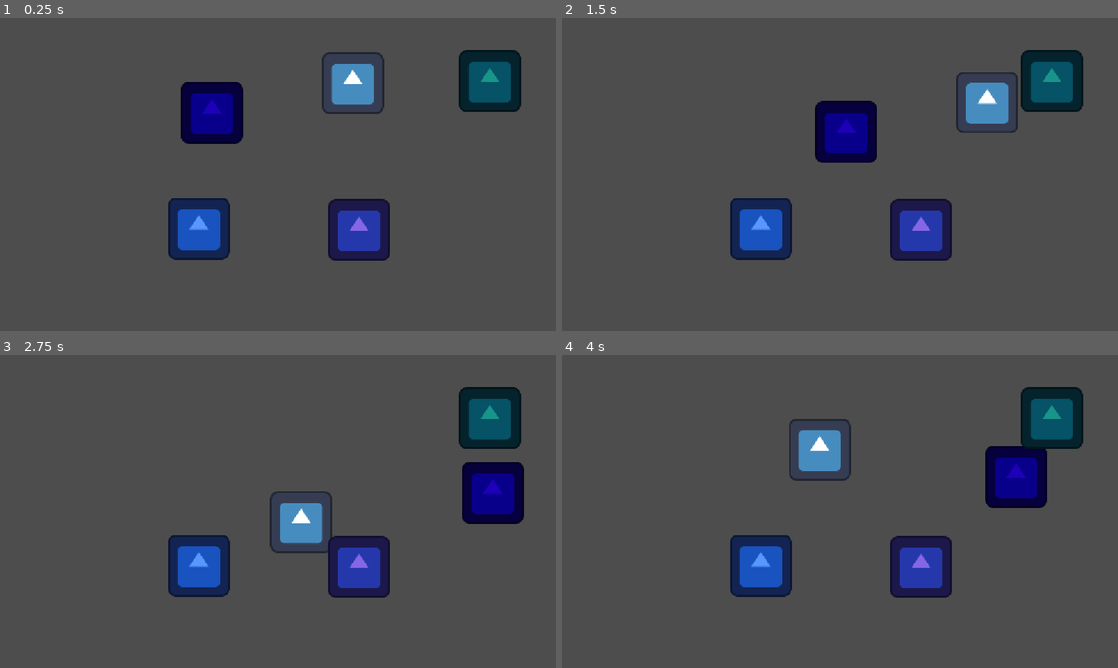
Above: before the commit, frames 1-4 (two rows, left to right).
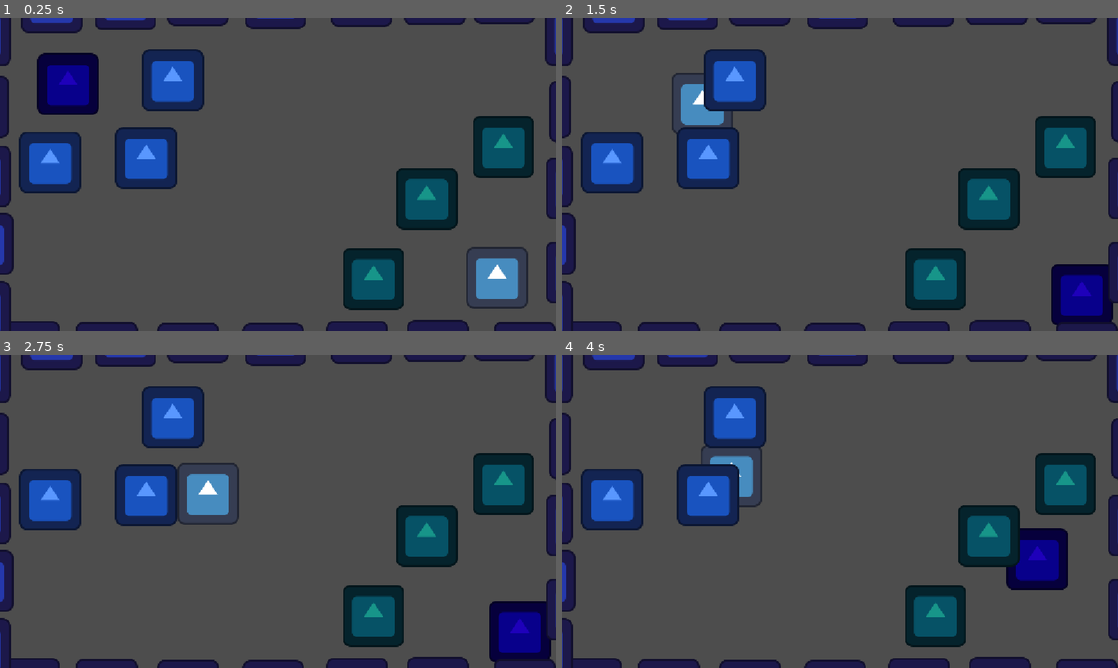
Above: after the commit, the same moments.

Repository: Equipe-Plasma/Switch-Shadow
Game: Godot game, scene res://fase/fase_1.tscn
Same seed, same stepped clock (60 frames per second), same inputs: the game is played once before the commit and once after it. The engine's default icon, where the game draws it, is replaced by a stand-in: a white triangle on a blue panel in a dark square.
Inputs:
- Up to frame 1 (0.25 s): no input
- Up to frame 2 (1.5 s): tap Enter at 0.5 s; hold D (mover_direita) 0.53-1.28 s; hold Space (trocar_sombra) 0.53-1.28 s; hold S (mover_baixo) from 1.28 s (still down); tap Space (trocar_sombra) at 1.35 s
- Up to frame 3 (2.75 s): release S (mover_baixo) at 2.03 s; hold D (mover_direita) from 2.03 s (still down); hold Space (trocar_sombra) from 2.03 s (still down)
- Up to frame 4 (4 s): release D (mover_direita) at 2.78 s; release Space (trocar_sombra) at 2.78 s; hold W (mover_cima) 2.78-3.53 s; tap Space (trocar_sombra) at 2.85 s; hold A (mover_esquerda) from 3.53 s (still down); hold Space (trocar_sombra) from 3.53 s (still down)

The runs differ from the first frame. In frame 1, 33% of the frame differs, in the area x 0-100%, y 0-100%; in frame 2, 33%; in frame 3, 32%; in frame 4, 32%.

Commit message:
feat: player, sombra e fase
Sistema de troca com checagem de parede e sprites por direção

Diff:
--- a/fase/fase_1.gd
+++ b/fase/fase_1.gd
@@ -12,6 +12,30 @@
 	if player == null or sombra == null:
 		return
 
+	if not pode_trocar_posicoes():
+		print("Acão bloqueada:Personagem na parede!! ")
+		return
+
+	# Se estiver tudo certo, executa a troca
+	realizar_troca()
+
+func pode_trocar_posicoes() -> bool:
+	# 1. Simula a posição de destino do Player
+	var trans_player_destino = player.global_transform
+	trans_player_destino.origin = sombra.global_position
+
+	# 2. Simula a posição de destino da Sombra
+	var trans_sombra_destino = sombra.global_transform
+	trans_sombra_destino.origin = player.global_position
+
+	# 3. Verifica se algum deles esta na sua parede
+	var player_bate = player.test_move(trans_player_destino, Vector2.ZERO)
+	var sombra_bate = sombra.test_move(trans_sombra_destino, Vector2.ZERO)
+
+	# Retorna verdadeiro apenas se ambos estiverem livres para a troca
+	return not (player_bate or sombra_bate)
+
+func realizar_troca() -> void:
 	# Guardamos temporariamente a posição exata do player
 	var pos_temp_player = player.global_position
 
--- a/fase/fase_1.tscn
+++ b/fase/fase_1.tscn
@@ -11,16 +11,94 @@
 script = ExtResource("1_eb6rn")
 
 [node name="Player" parent="." unique_id=2008145688 instance=ExtResource("2_hffw0")]
-position = Vector2(731, 135)
+position = Vector2(1030, 538)
 
 [node name="Sombra" parent="." unique_id=1092208446 instance=ExtResource("3_68bho")]
-position = Vector2(439, 196)
+position = Vector2(141, 137)
 
 [node name="ParedeBloqueiaPlayer" parent="." unique_id=87217196 instance=ExtResource("4_ge8mc")]
-position = Vector2(1015, 131)
+position = Vector2(1043, 267)
 
 [node name="ParedeBloqueiaSombra" parent="." unique_id=1779242448 instance=ExtResource("5_8t630")]
-position = Vector2(412, 436)
+position = Vector2(104, 299)
 
 [node name="ParedeGeral" parent="." unique_id=306821597 instance=ExtResource("6_h75nb")]
-position = Vector2(744, 439)
+position = Vector2(1195, 353)
+
+[node name="ParedeGeral2" parent="." unique_id=1913367408 instance=ExtResource("6_h75nb")]
+position = Vector2(1195, 527)
+
+[node name="ParedeGeral3" parent="." unique_id=1721428447 instance=ExtResource("6_h75nb")]
+position = Vector2(1087, 693)
+
+[node name="ParedeGeral4" parent="." unique_id=1640026859 instance=ExtResource("6_h75nb")]
+position = Vector2(907, 690)
+
+[node name="ParedeGeral5" parent="." unique_id=503687909 instance=ExtResource("6_h75nb")]
+position = Vector2(740, 691)
+
+[node name="ParedeGeral6" parent="." unique_id=1285541455 instance=ExtResource("6_h75nb")]
+position = Vector2(566, 696)
+
+[node name="ParedeGeral7" parent="." unique_id=1369612992 instance=ExtResource("6_h75nb")]
+position = Vector2(390, 695)
+
+[node name="ParedeGeral8" parent="." unique_id=1537510576 instance=ExtResource("6_h75nb")]
+position = Vector2(221, 693)
+
+[node name="ParedeGeral9" parent="." unique_id=751249896 instance=ExtResource("6_h75nb")]
+position = Vector2(61, 692)
+
+[node name="ParedeGeral10" parent="." unique_id=43323714 instance=ExtResource("6_h75nb")]
+position = Vector2(1202, 194)
+
+[node name="ParedeGeral11" parent="." unique_id=691673154 instance=ExtResource("6_h75nb")]
+position = Vector2(1193, 35)
+
+[node name="ParedeGeral12" parent="." unique_id=861761883 instance=ExtResource("6_h75nb")]
+position = Vector2(1045, -52)
+
+[node name="ParedeGeral13" parent="." unique_id=1996908015 instance=ExtResource("6_h75nb")]
+position = Vector2(901, -49)
+
+[node name="ParedeGeral14" parent="." unique_id=1266320720 instance=ExtResource("6_h75nb")]
+position = Vector2(749, -46)
+
+[node name="ParedeGeral15" parent="." unique_id=1824911818 instance=ExtResource("6_h75nb")]
+position = Vector2(571, -42)
+
+[node name="ParedeGeral16" parent="." unique_id=1570411885 instance=ExtResource("6_h75nb")]
+position = Vector2(410, -48)
+
+[node name="ParedeGeral17" parent="." unique_id=882662667 instance=ExtResource("6_h75nb")]
+position = Vector2(260, -39)
+
+[node name="ParedeGeral18" parent="." unique_id=431155077 instance=ExtResource("6_h75nb")]
+position = Vector2(107, -33)
+
+[node name="ParedeGeral19" parent="." unique_id=2002710575 instance=ExtResource("6_h75nb")]
+position = Vector2(-42, 36)
+
+[node name="ParedeGeral20" parent="." unique_id=809418909 instance=ExtResource("6_h75nb")]
+position = Vector2(-45, 184)
+
+[node name="ParedeGeral21" parent="." unique_id=327313619 instance=ExtResource("6_h75nb")]
+position = Vector2(-42, 328)
+
+[node name="ParedeGeral22" parent="." unique_id=100706162 instance=ExtResource("6_h75nb")]
+position = Vector2(-36, 468)
+
+[node name="ParedeGeral23" parent="." unique_id=1027821969 instance=ExtResource("6_h75nb")]
+position = Vector2(-42, 609)
+
+[node name="ParedeBloqueiaSombra2" parent="." unique_id=440351158 instance=ExtResource("5_8t630")]
+position = Vector2(358, 129)
+
+[node name="ParedeBloqueiaSombra3" parent="." unique_id=1071277746 instance=ExtResource("5_8t630")]
+position = Vector2(303, 290)
+
+[node name="ParedeBloqueiaPlayer2" parent="." unique_id=1151557831 instance=ExtResource("4_ge8mc")]
+position = Vector2(774, 540)
+
+[node name="ParedeBloqueiaPlayer3" parent="." unique_id=1437113402 instance=ExtResource("4_ge8mc")]
+position = Vector2(884, 374)
--- a/player/player.gd
+++ b/player/player.gd
@@ -1,6 +1,13 @@
 extends CharacterBody2D
 
 @export var velocidade: float = 200.0
+# Pegamos a referência ao Sprite2D para conseguir virá-lo
+@onready var sprite: Sprite2D = $Sprite2D
+
+# 1. Criamos campos no Inspetor para vocês arrastarem as imagens de cada direção
+@export var textura_frente: Texture2D   # Para quando anda para baixo
+@export var textura_costas: Texture2D   # Para quando anda para cima
+@export var textura_dos_lados: Texture2D  # Para quando anda para os lados
 
 func _physics_process(_delta: float) -> void:
 	# Pega os botões que configuramos no Input Map
@@ -9,3 +16,27 @@
 	# Aplica a velocidade de movimento
 	velocity = direcao * velocidade
 	move_and_slide()
+
+# Só muda o visual se o personagem estiver realmente se movendo
+	if direcao != Vector2.ZERO:
+		# Compara se o movimento vertical é maior que o horizontal para ter prioridade
+		if abs(direcao.y) > abs(direcao.x):
+			if direcao.y > 0:
+				# Movendo para baixo
+				if textura_frente:
+					sprite.texture = textura_frente
+				sprite.flip_h = false
+			else:
+				# Movendo para cima
+				if textura_costas:
+					sprite.texture = textura_costas
+				sprite.flip_h = false
+		else:
+			# Movendo para os lados (Esquerda ou Direita)
+			if textura_dos_lados:
+				sprite.texture = textura_dos_lados
+
+			if direcao.x > 0:
+				sprite.flip_h = false  # Direita (normal)
+			elif direcao.x < 0:
+				sprite.flip_h = true   # Esquerda (espelhado)
--- a/sombra/sombra.gd
+++ b/sombra/sombra.gd
@@ -1,6 +1,12 @@
 extends CharacterBody2D
 
 @export var velocidade: float = 200.0
+@onready var sprite: Sprite2D = $Sprite2D
+
+
+@export var textura_frente: Texture2D   # Para quando anda para baixo
+@export var textura_costas: Texture2D   # Para quando anda para cima
+@export var textura_dos_lados: Texture2D  # Para quando anda para os lados
 
 func _physics_process(_delta: float) -> void:
 	# Exemplo: A sombra faz o movimento idêntico ao player
@@ -9,3 +15,27 @@
 
 	velocity = direcao * velocidade
 	move_and_slide()
+
+# Só muda o visual se o personagem estiver realmente se movendo
+	if direcao != Vector2.ZERO:
+		# Compara se o movimento vertical é maior que o horizontal para ter prioridade
+		if abs(direcao.y) > abs(direcao.x):
+			if direcao.y > 0:
+				# Movendo para baixo
+				if textura_frente:
+					sprite.texture = textura_frente
+				sprite.flip_h = false
+			else:
+				# Movendo para cima
+				if textura_costas:
+					sprite.texture = textura_costas
+				sprite.flip_h = false
+		else:
+			# Movendo para os lados (Esquerda ou Direita)
+			if textura_dos_lados:
+				sprite.texture = textura_dos_lados
+
+			if direcao.x > 0:
+				sprite.flip_h = false  # Direita (normal)
+			elif direcao.x < 0:
+				sprite.flip_h = true   # Esquerda (espelhado)
